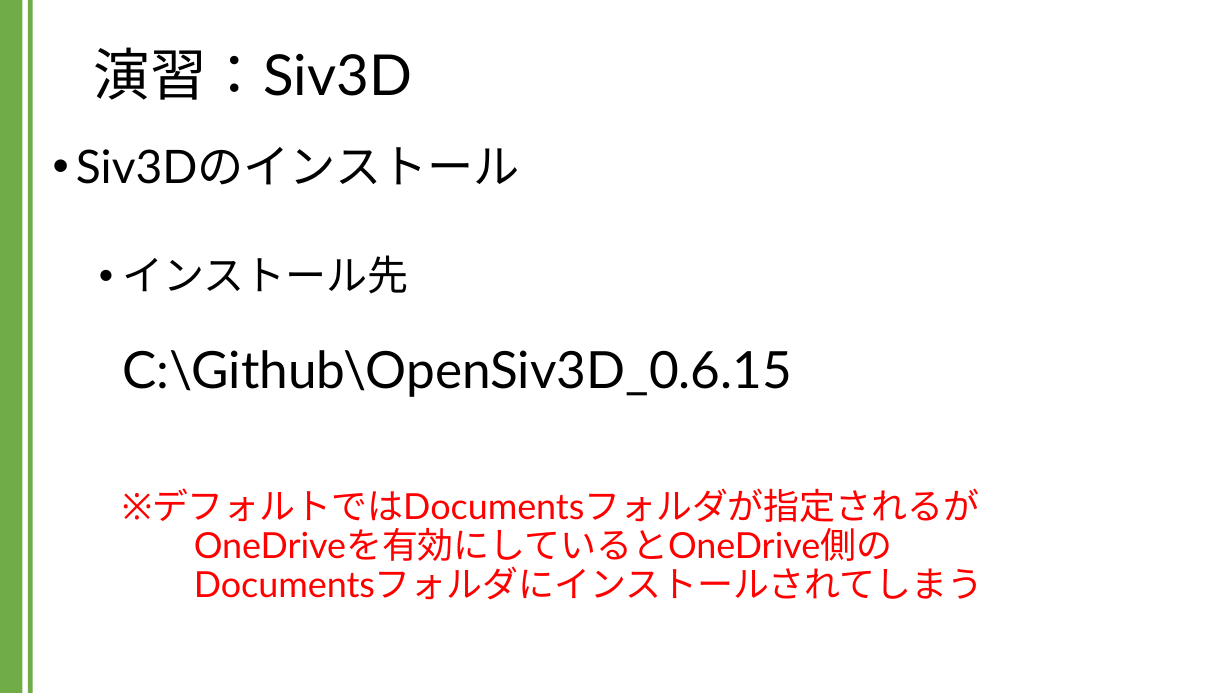
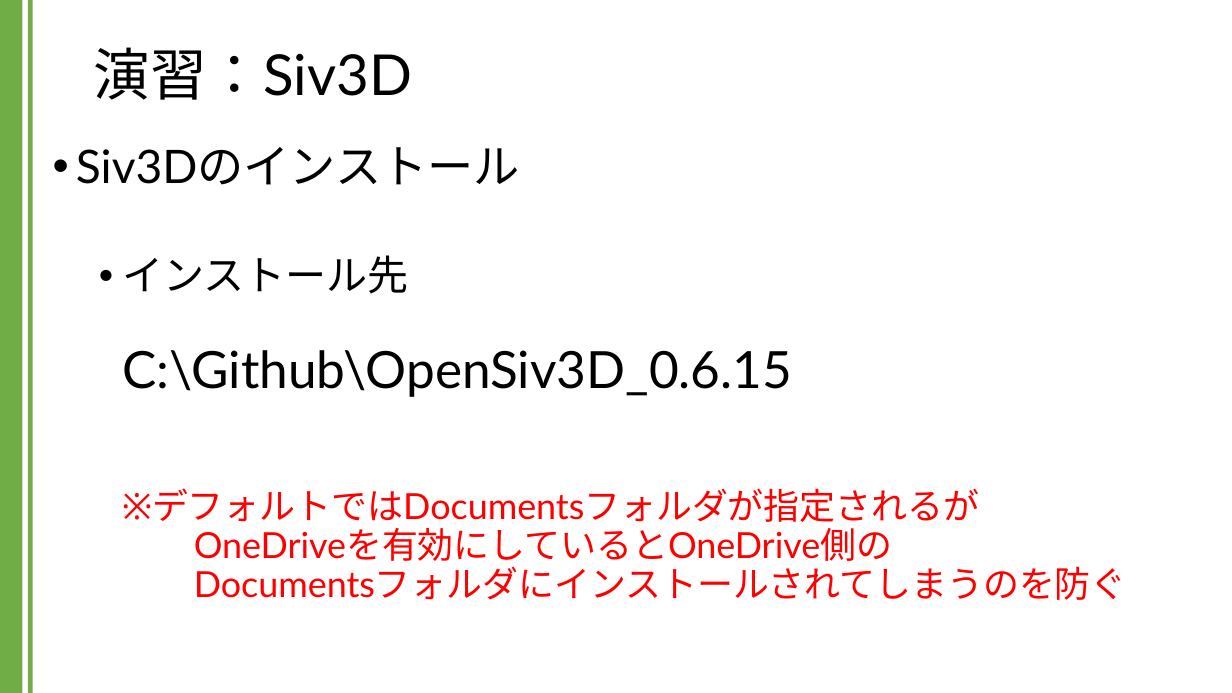
Before and after one commit to kic-murata/cpp2024, a slide deck: slide 5 of 授業資料/演習課題：Siv3D.pptx. Drawn at 1232x693 pixels with LibreOffice and Linux fonts; fonts in the diff are those of the drawing; background and template pictures are left out. Boxes give left, top, right and bottom in pixels: in the first picture for what was removed or moved away, otherwise in the second. Text is boxed around its words. In the diff, an @@ line names an element or a change of style, - is before the commit and + after.

```diff
--- a/授業資料/演習課題：Siv3D.pptx
+++ b/授業資料/演習課題：Siv3D.pptx
@@ text at [122, 255, 1127, 600]: text changed @@
-  • インストール先
-    C:\Github\OpenSiv3D_0.6.15
-    ※デフォルトではDocumentsフォルダが指定されるが
-    OneDriveを有効にしているとOneDrive側の
-    Documentsフォルダにインストールされてしまう
+  • インストール先
+    C:\Github\OpenSiv3D_0.6.15
+    ※デフォルトではDocumentsフォルダが指定されるが
+    OneDriveを有効にしているとOneDrive側の
+    Documentsフォルダにインストールされてしまうのを防ぐ
```
Also in this commit, not shown: 3 other slides changed, 3 slides added.
